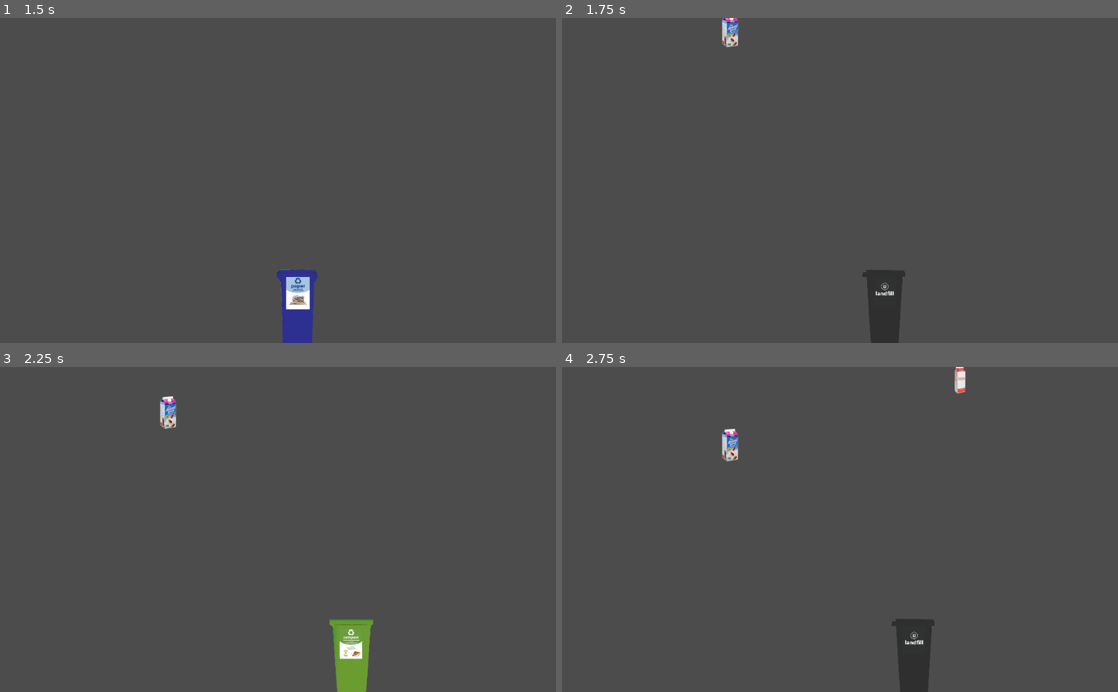
Above: before the commit, frames 1-4 (two rows, left to right).
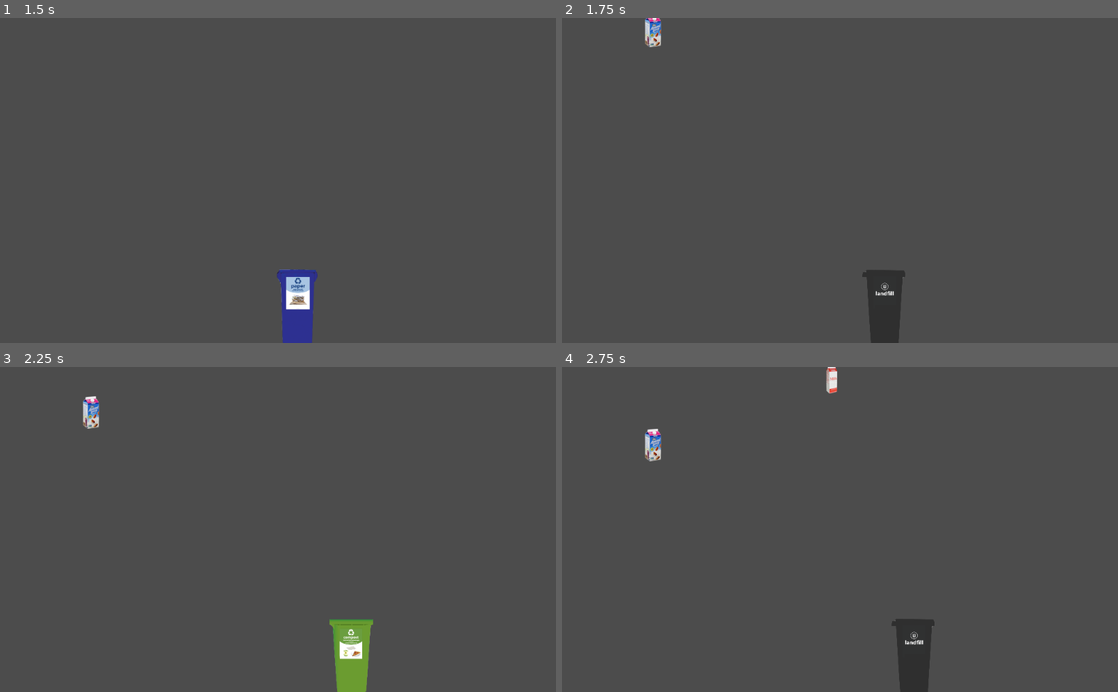
Above: after the commit, the same moments.

Repository: kevin-corcoran/WRM_Game2
Game: Godot game, scene res://MainMenu.tscn
Same seed, same stepped clock (60 frames per second), same inputs: the game is played once before the commit and once after it.
Inputs:
- Up to frame 1 (1.5 s): click "Play" at 0.5 s; tap Enter at 1.25 s; hold Right from 1.28 s (still down); tap A (key_a) at 1.35 s
- Up to frame 2 (1.75 s): keep holding Right; tap D (key_d) at 1.55 s
- Up to frame 3 (2.25 s): release Right at 2.03 s; hold S from 2.03 s (still down); tap D (key_d) at 2.1 s
- Up to frame 4 (2.75 s): keep holding S; tap A (key_a) at 2.3 s

Frame 1 is identical in both runs. In frame 2, 0.5% of the frame differs, in the area x 14-32%, y 0-9%; in frame 3, 0.6%; in frame 4, 0.9%, in the area x 14-73%, y 0-30%.

Commit message:
semi-working collisions

Diff:
--- a/MainMenu.tscn
+++ b/MainMenu.tscn
@@ -2,7 +2,7 @@
 
 [ext_resource path="res://scripts/MainMenu.gd" type="Script" id=1]
 
-[node name="Main Menu" type="Node"]
+[node name="Main Menu" type="Node" index="0"]
 
 script = ExtResource( 1 )
 
--- a/TrashScene.tscn
+++ b/TrashScene.tscn
@@ -25,7 +25,7 @@
 custom_solver_bias = 0.0
 extents = Vector2( 10, 10 )
 
-[node name="Node" type="Node" index="0"]
+[node name="Node" type="Node"]
 
 script = ExtResource( 1 )
 
@@ -63,6 +63,8 @@
 
 [node name="CollisionShape2D" type="CollisionShape2D" parent="Player/Bins/Area2D" index="0"]
 
+position = Vector2( 1.01433, -44.3722 )
+scale = Vector2( 5.33367, 14.2618 )
 shape = SubResource( 2 )
 
 [node name="Timer" type="Timer" parent="." index="1"]
--- a/scripts/Bins.gd
+++ b/scripts/Bins.gd
@@ -2,8 +2,8 @@
 
 var speed = 3
 var move_direction = Vector2(0, 0)
-var states = [Resources.landfill_bin, Resources.compost_bin, Resources.bcp_bin, Resources.paper_bin]
-var current_state = 0;
+#var states = [Resources.landfill_bin, Resources.compost_bin, Resources.bcp_bin, Resources.paper_bin]
+#var current_state = 0;
 #var comp_text = load("res://assets/compost_bin.png")
 # class member variables go here, for example:
 # var a = 2
@@ -28,15 +28,15 @@
 	move_player()
 	# "key_a" and "key_d" set in InputMap tab in project settings
 	if(Input.is_action_just_pressed("key_a")):
-		var new_state = current_state - 1
-		new_state = new_state % states.size()
-		current_state = new_state
-		get_node("Sprite").texture = states[current_state]
+		var new_state = Resources.current_state - 1
+		new_state = new_state % Resources.states.size()
+		Resources.current_state = new_state
+		get_node("Sprite").texture = Resources.states[Resources.current_state]
 	if(Input.is_action_just_pressed("key_d")):
-		var new_state = current_state + 1
-		new_state = new_state % states.size()
-		current_state = new_state
-		get_node("Sprite").texture = states[current_state]
+		var new_state = Resources.current_state + 1
+		new_state = new_state % Resources.states.size()
+		Resources.current_state = new_state
+		get_node("Sprite").texture = Resources.states[Resources.current_state]
 
 func move_player():
 	move_direction = Vector2(0,0)
@@ -50,6 +50,6 @@
 #		move_direction += Vector2(0, 1)
 	move_and_collide(move_direction.normalized() * speed)
 
-#func _on_body_entered(body):
-##	body.free()
-#	print("collision!!!!!!!")
+func _on_body_entered(body):
+#	body.free()
+	print("collision!! in bins !!!!")
--- a/scripts/Resources.gd
+++ b/scripts/Resources.gd
@@ -10,8 +10,8 @@
 var bcp_items = dir_contents("res://assets/bcp/")
 var paper_items = dir_contents("res://assets/paper/")
 
-#var states = [landfill_bin, compost_bin, bcp_bin, paper_bin]
-#var current_state = 0;
+var states = [landfill_bin, compost_bin, bcp_bin, paper_bin]
+var current_state = 0;
 
 var trash = {
 	'landfill' : [],
--- a/scripts/TrashScene.gd
+++ b/scripts/TrashScene.gd
@@ -28,7 +28,7 @@
 
 
 func random_trash():
-	var x_pos = randi() % int(get_viewport().size.x - get_viewport().size.x / 4)
+	var x_pos = randi() % int(get_viewport().size.x - get_viewport().size.x / 3)
 	var y_pos = 0
 
 	var bin_type = bins[randi() % bins.size()]
@@ -37,6 +37,7 @@
 #	print(bin_type)
 #	var node = Node.new()
 	var body = KinematicBody2D.new()
+	body.set_name(bin_type)
 	body.position = Vector2(x_pos, y_pos)
 #	node.add_child(body)
 	add_child(body)
@@ -48,22 +49,27 @@
 
 	var shape = RectangleShape2D.new()
 	#resize the shape to be the same size as the sprite texture
-	shape.set_extents(Vector2(sprite.get_texture().get_width()/2,sprite.get_texture().get_height()/2))
+	shape.set_extents(Vector2(sprite.get_texture().get_width()/2, sprite.get_texture().get_height()/2))
 	var collision_shape = CollisionShape2D.new()
 	collision_shape.set_shape(shape)
 	body.add_child(collision_shape)
+
 
 	# might not be necessary
 	var area = Area2D.new()
 	var area_collision = CollisionShape2D.new()
 	var area_shape = RectangleShape2D.new()
-	area_shape.set_extents(Vector2(sprite.get_texture().get_width()/2,sprite.get_texture().get_height()/2))
+	area_shape.set_extents(Vector2(sprite.get_texture().get_width()/2, sprite.get_texture().get_height()/2))
 	area_collision.set_shape(area_shape)
+	area.add_child(area_collision)
 	body.add_child(area)
-	area.add_child(area_collision)
 
 	body.set_script(load("res://scripts/trash_behavior.gd"))
 	body.notification(NOTIFICATION_READY)
+	body.name = bin_type
+#	print("TrashScene.gd")
+#	print(body.name)
+#	print(bin_type)
 
 
 #	num_trash += num_trash
@@ -76,14 +82,14 @@
 #
 #func _on_body_entered(body):
 ##	body.free()
-#	print("collision!")
-#  if body.get_name() == "player":
+#	print("collision! in trashscene")
+##  if body.get_name() == "player":
 
 
 
 # Timer node set to call random_trash() every 1 second in the inspector, programatically changed everytime after.
 func _on_Timer_timeout():
 	random_trash()
-	my_timer.wait_time = rand_range(2,10)
+	my_timer.wait_time = rand_range(3,7)
 
 #	pass # replace with function body
--- a/scripts/trash_behavior.gd
+++ b/scripts/trash_behavior.gd
@@ -3,8 +3,19 @@
 # class member variables go here, for example:
 # var a = 2
 # var b = "textvar"
+var states = ["landfill", "compost", "bcp", "paper"]
+var should_collide = true
 
 func _init():
+	print("trash_behavior.gd")
+	print(self.get_name())
+#	self.set_collision_mask(3)
+##	print(self.get_collision_mask())
+##	print(self.get_collision_layer())
+#	self.set_collision_layer()
+#	print(self.get_collision_mask())
+#	print(self.get_collision_layer())
+
 	pass
 #	print("called?")
 #	print(get_node("/root/Node/Player/Bins/Area2D"))
@@ -20,11 +31,17 @@
 	# Called when the node is added to the scene for the first time.
 	# Initialization here
 #	print("node", get_node("/root/Node/Player/Bins"))
-#	get_node("/root/Node/Player/Bins/Area2D").connect("body_enter", self, "_on_body_entered")
-#	get_node().connect("body_entered", self, "_on_body_entered")
+#	get_node("/root/Node/Player/Bins/Area2D/CollisionShape2D").connect("body_enter", self , "_on_body_entered")
+	var collision_shape
+	for child in self.get_children():
+		if child is Area2D:
+			collision_shape = child.get_child(0)
+
+	get_node("/root/Node/Player/Bins/Area2D/CollisionShape2D").connect("body_enter", collision_shape, "_on_body_entered")
+##	get_node().connect("body_entered", self, "_on_body_entered")
 	print("connecting")
-
-
+#
+#
 #func _on_body_entered(body):
 ##	body.free()
 #	print("collision!")
@@ -35,7 +52,23 @@
 	# Update game logic here.
 #	print("process")
 	var collision = move_and_collide(Vector2(0, 1).normalized() * 2)
+#	print(get_viewport().size.y - 10)
+#	print(self.position.y)
+# checkPosition() to change collision layer...... or set flag
+	if should_collide and self.collision_layer != 1:
+		self.set_collision_layer(1)
+		self.set_collision_mask(1)
+
 	if collision:
-		print("collision!")
-		self.free()
+		if str(states[Resources.current_state]) == self.get_name():
+			self.free() # remove trash from game
+			# increase score...
+		else:
+			self.set_collision_layer(2)
+			self.set_collision_mask(2)
+			should_collide = false
+#	else if self.position.y + self.sprite.get _texture().height/2 > get_viewport().y - get_node("/root/Node/Player/Bins").get_texture().height:
+#		should_collide = false
+#		self.set_collision_layer(2)
+#		self.set_collision_mask(2)
 #	pass
